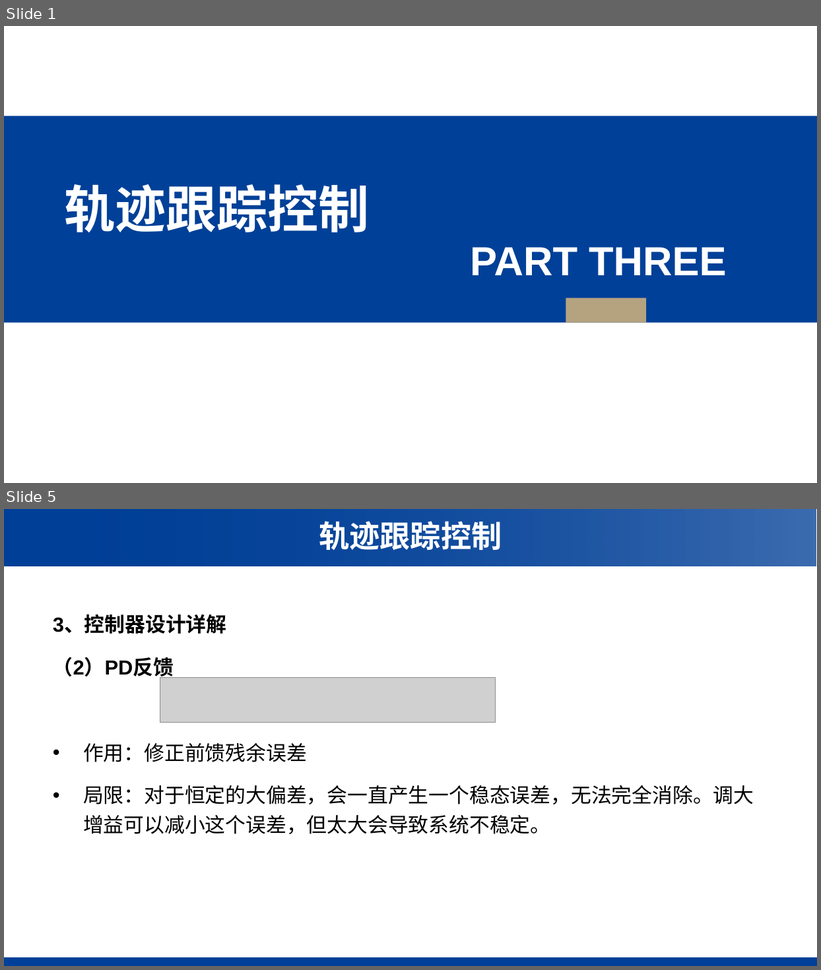
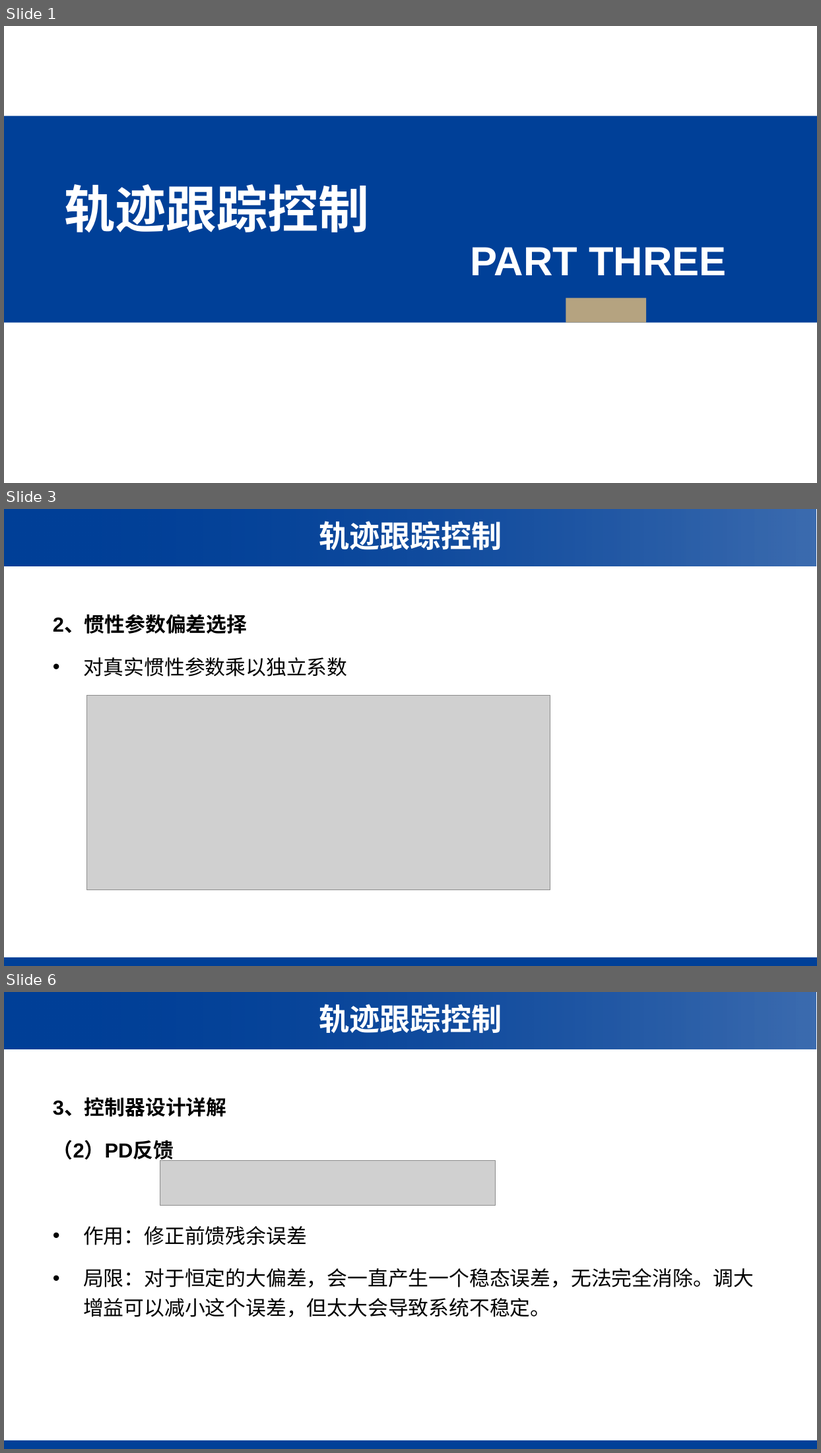
Before and after one commit to kuixuanji/NumericalAnalysis, a slide deck: 参数不准动力学建模.pptx. Shown one above the other, each under a label of ours: slides 1 and 5 before the commit, slides 1, 3 and 6 after it; the slides between them are not shown. The pictures are 821x970 and 821x1453 pixels, drawn with LibreOffice and Linux fonts; fonts in the diff are those of the drawing; grey boxes stand for pictures; background and template pictures are left out. Boxes give left, top, right and bottom in pixels: in the first picture for what was removed or moved away, otherwise in the second. Text is boxed around its words. In the diff, an @@ line names an element or a change of style, - is before the commit and + after.

Commit message:
参数不准代码与ppt更新

```diff
--- a/参数不准动力学建模.pptx
+++ b/参数不准动力学建模.pptx
@@ slide 3 added at <box>4,509,817,966</box>, background #FFFFFF; not listed: 3 template elements that a slide beside it also shows @@
@@ text added at <box>319,521,502,550</box>, 36 pt, text #FFFFFF, bold @@
+轨迹跟踪控制
@@ text added at <box>53,616,347,677</box>, 24 pt, text #000000 @@
+2、惯性参数偏差选择
+• 对真实惯性参数乘以独立系数
@@ picture added at <box>87,696,550,890</box> @@
@@ what was slide 5 is now slide 6 @@
```
Also in this commit, not shown: 3 slides changed, 6 other slides added, 2 other files.
